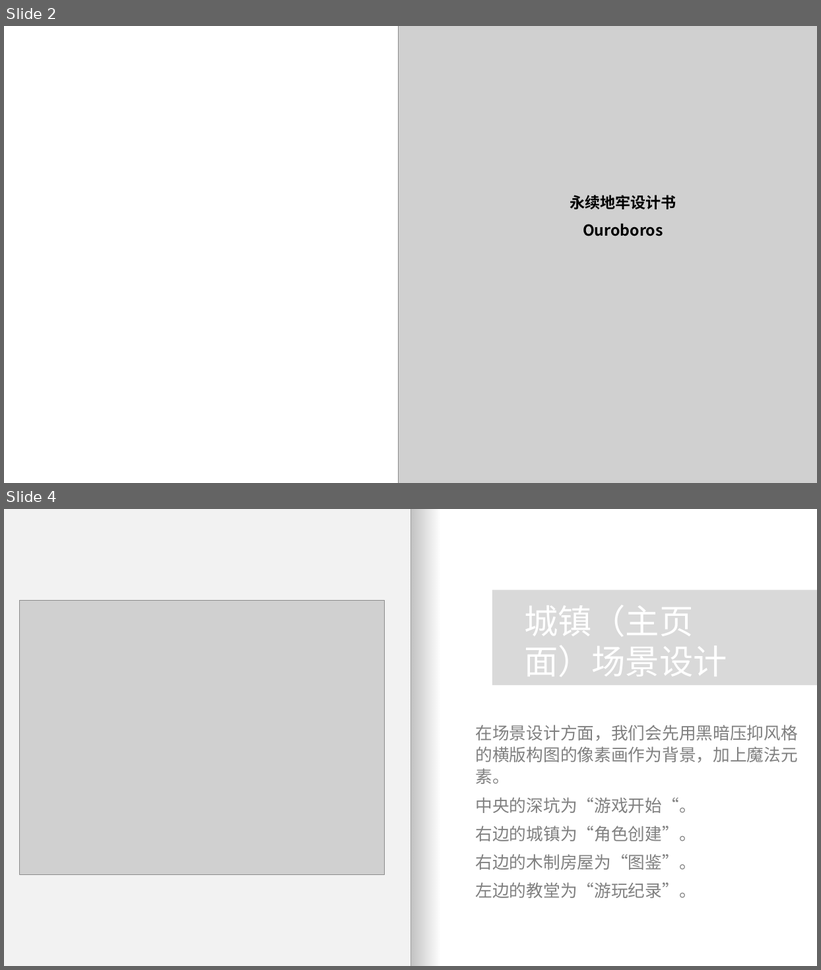
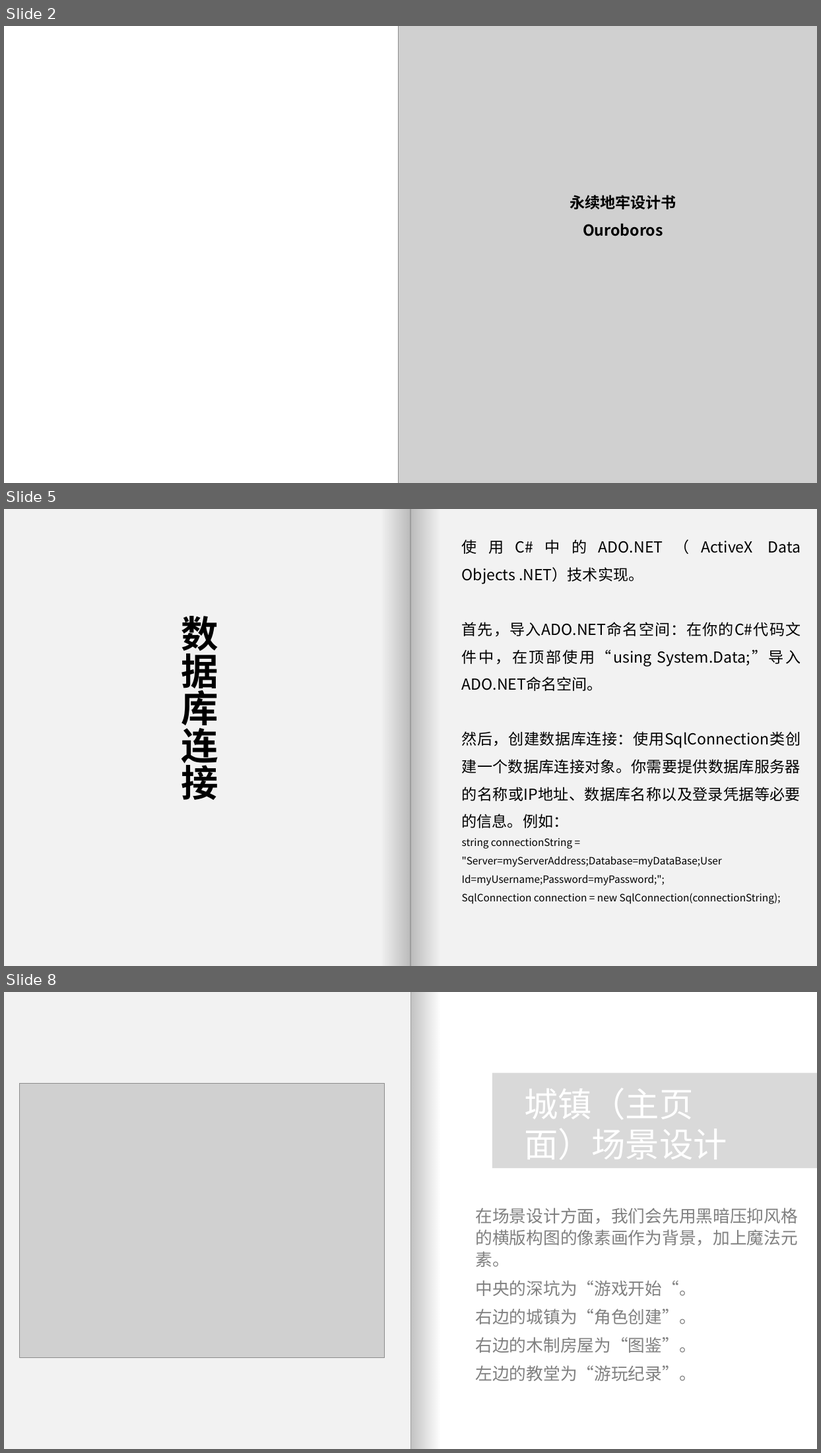
Before and after one commit to HongYi4588/CardGame, a slide deck: 永续地牢Ouroboros 设计方案.pptx. Shown one above the other, each under a label of ours: slides 2 and 4 before the commit, slides 2, 5 and 8 after it; the slides between them are not shown. The pictures are 821x970 and 821x1453 pixels, drawn with LibreOffice and Linux fonts; fonts in the diff are those of the drawing; grey boxes stand for pictures. Boxes give left, top, right and bottom in pixels: in the first picture for what was removed or moved away, otherwise in the second. Text is boxed around its words. In the diff, an @@ line names an element or a change of style, - is before the commit and + after.

Commit message:
设计方案演讲ppt
加入了数据库连接，UI设计，unity使用流程等部分

```diff
--- a/永续地牢Ouroboros 设计方案.pptx
+++ b/永续地牢Ouroboros 设计方案.pptx
@@ slide 5 added at (4, 509, 817, 966), background #FFFFFF @@
@@ rectangle added at (4, 509, 411, 966), fill #F2F2F2 @@
@@ rectangle added at (381, 509, 411, 966), fill gradient #808080 @@
@@ rectangle added at (411, 509, 817, 966), fill #F2F2F2 @@
@@ rectangle added at (411, 509, 441, 966), fill gradient #808080 @@
@@ text added at (462, 539, 801, 904), 18 pt, text #000000 @@
+使用C#中的ADO.NET（ActiveX Data Objects .NET）技术实现。
+首先，导入ADO.NET命名空间：在你的C#代码文件中，在顶部使用“using System.Data;”导入ADO.NET命名空间。
+然后，创建数据库连接：使用SqlConnection类创建一个数据库连接对象。你需要提供数据库服务器的名称或IP地址、数据库名称以及登录凭据等必要的信息。例如：
+string connectionString = "Server=myServerAddress;Database=myDataBase;User Id=myUsername;Password=myPassword;";
+SqlConnection connection = new SqlConnection(connectionString);
@@ text added at (181, 616, 218, 800), 44 pt, text #000000, bold @@
+数据库连接
@@ what was slide 4 is now slide 8 @@
```
Also in this commit, not shown: 1 slide changed, 3 other slides added.
